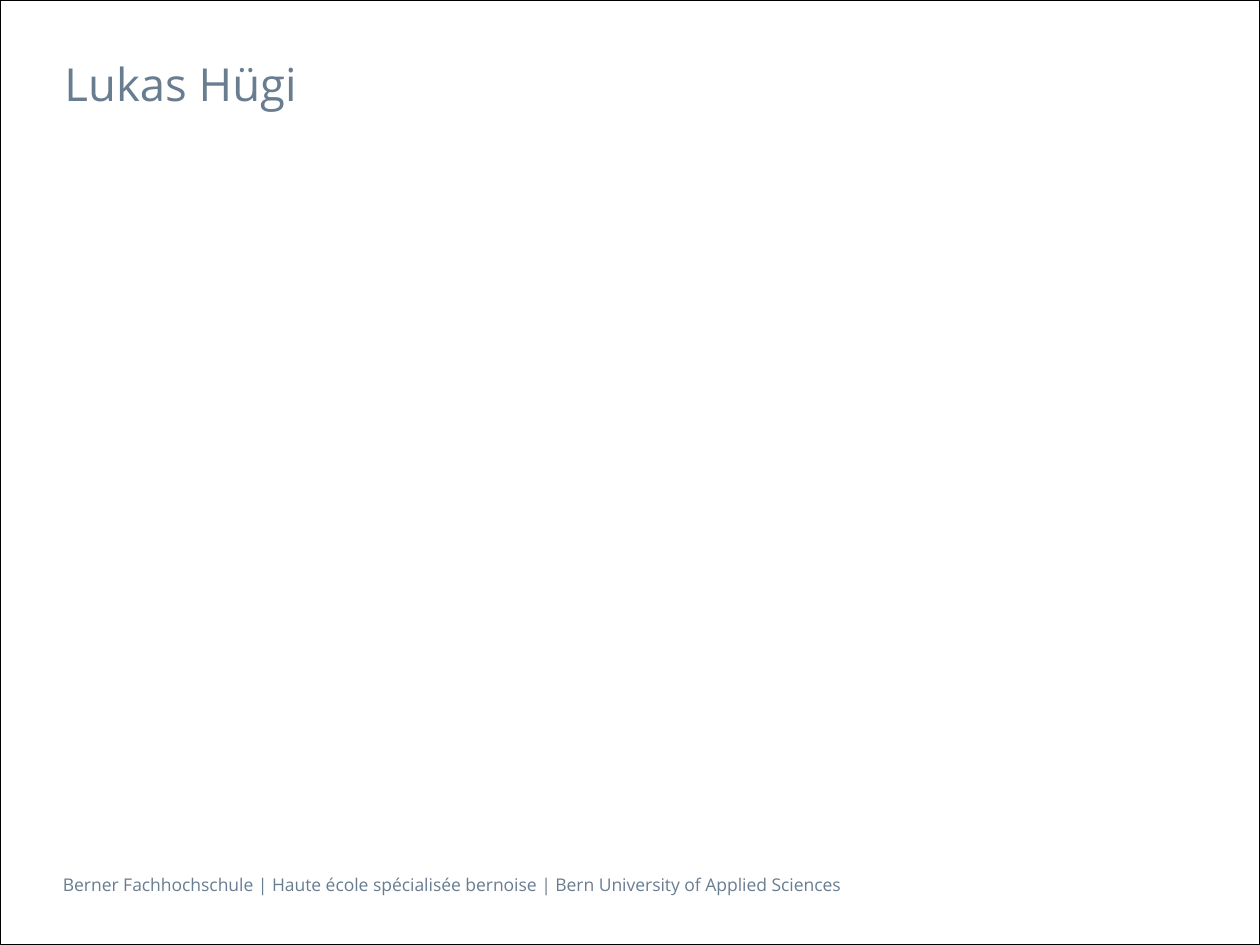
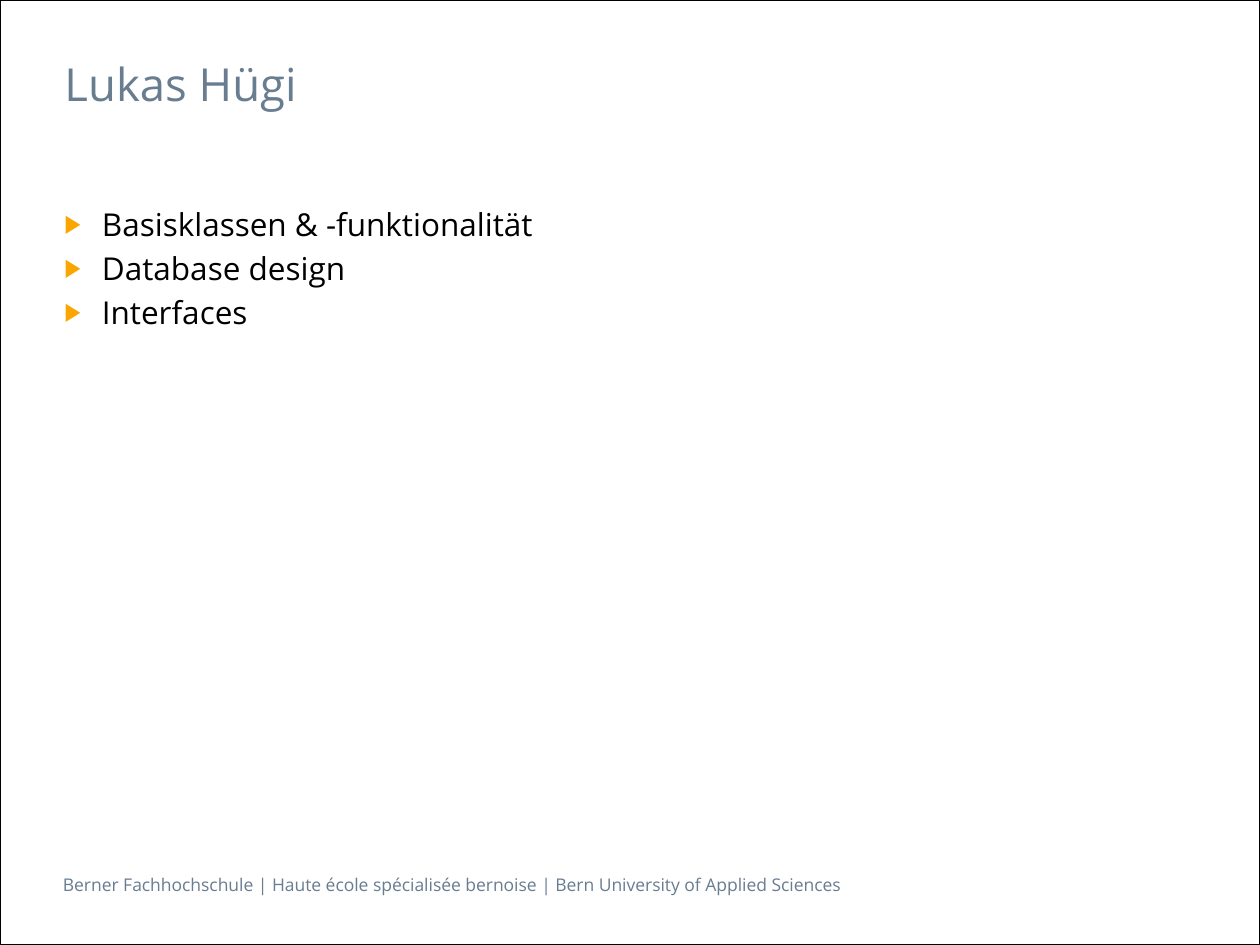
Before and after one commit to isels1/ch.bfh.btx8081.w2015.blue, a slide deck: slide 6 of doc/task14/Task14.pptx. Drawn at 1260x945 pixels with LibreOffice and Linux fonts; fonts in the diff are those of the drawing. Boxes give left, top, right and bottom in pixels: in the first picture for what was removed or moved away, otherwise in the second. Text is boxed around its words. In the diff, an @@ line names an element or a change of style, - is before the commit and + after.

```diff
--- a/doc/task14/Task14.pptx
+++ b/doc/task14/Task14.pptx
@@ text added at bbox=[102, 212, 533, 325], 18 pt, text #000000 @@
+▶ Basisklassen & -funktionalität
+▶ Database design
+▶ Interfaces
```
Also in this commit, not shown: 3 other slides changed, 4 slides added.
